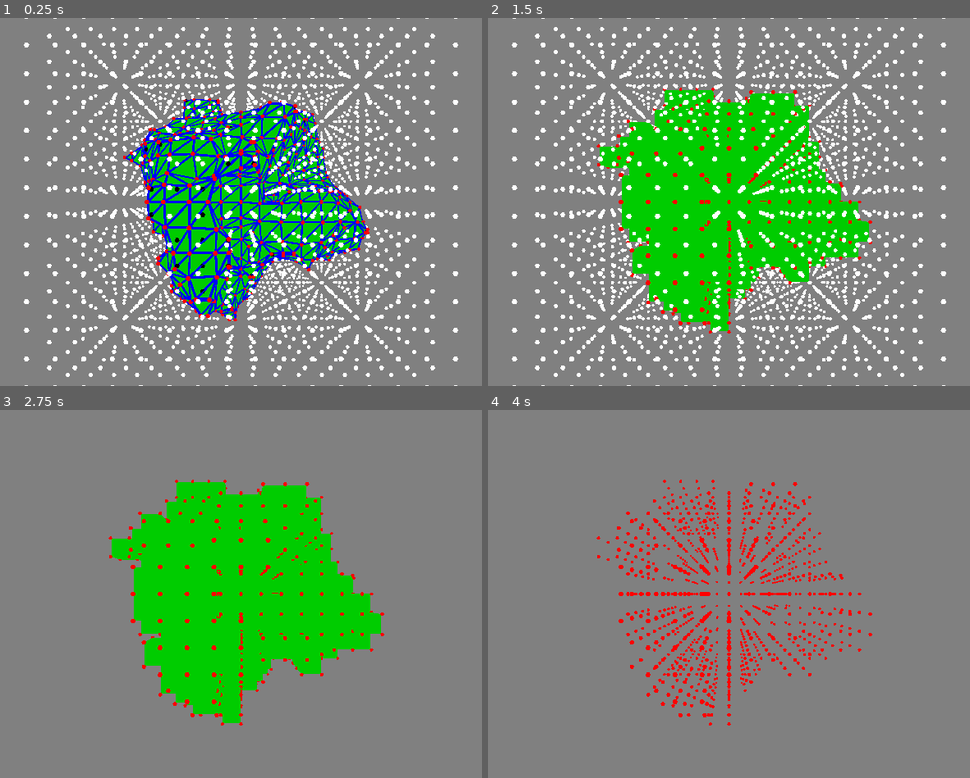
Above: before the commit, frames 1-4 (two rows, left to right).
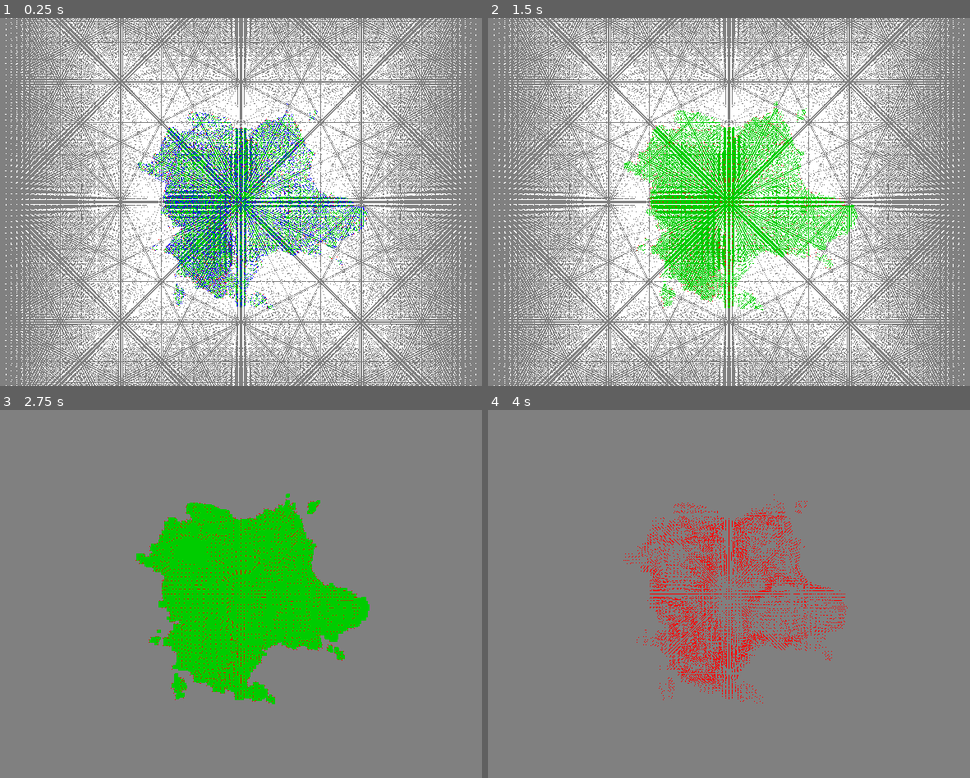
Above: after the commit, the same moments.

Repository: PierreBeur/naive-surface-nets-3d
Game: Godot game, scene res://scenes/main.tscn
Two runs of this game, one before a commit and one after it. Both use one fixed random seed, a clock stepped at 60 frames per second and the inputs below.
Inputs (mouse positions are in pixels of both pictures, inside the frame that each line leads up to):
- Up to frame 1 (0.25 s): no input
- Up to frame 2 (1.5 s): tap Enter at 0.5 s; move the mouse to (873, 183) at 0.52 s; hold 5 (toggle_interpolation) 0.53-1.28 s; click (873, 183) at 0.67 s; tap Space at 1.25 s; move the mouse to (598, 220) at 1.27 s; tap 3 (toggle_show_edges) at 1.35 s; click (598, 220) at 1.42 s
- Up to frame 3 (2.75 s): tap Enter at 2 s; move the mouse to (308, 513) at 2.02 s; hold 1 (toggle_show_grid_points) from 2.03 s (still down); click (308, 513) at 2.17 s
- Up to frame 4 (4 s): tap Space at 2.75 s; move the mouse to (695, 667) at 2.77 s; release 1 (toggle_show_grid_points) at 2.78 s; tap 4 (toggle_show_mesh) at 2.85 s; click (695, 667) at 2.92 s; tap Enter at 3.5 s; move the mouse to (926, 649) at 3.52 s; hold 6 (toggle_show_normal_buffer) from 3.53 s (still down); click (926, 649) at 3.67 s

The runs differ from the first frame. In frame 1, 47% of the frame differs, in the area x 1-99%, y 0-100%; in frame 2, 45%; in frame 3, 9.5%; in frame 4, 5.9%.

Commit message:
Update main.gd

Diff:
--- a/scripts/main.gd
+++ b/scripts/main.gd
@@ -5,11 +5,12 @@
 
 var mouse_sensitivity := 0.002
 
-var bounding_box_size := 2.5
+var grid_resolution := 84
+
+var bounding_box_size := float(grid_resolution)
 var bb_extent := bounding_box_size / 2.0
 
-var cell_resolution := 15
-var grid_resolution := cell_resolution + 1
+var cell_resolution := grid_resolution - 1
 var cell_size := bounding_box_size / grid_resolution
 var cell_offset := cell_size / 2.0
 
@@ -27,6 +28,9 @@
 var show_normal_buffer := false
 
 var zoom_step := cell_size / 5.0
+
+var noise_scale := 3.0
+var noise_frequency := 1.0
 
 
 # Constants
@@ -76,7 +80,7 @@
 # Called when the node enters the scene tree for the first time.
 func _ready() -> void:
 	camera.position.z = bounding_box_size
-	noise.set_frequency(1.0)
+	noise.set_frequency(noise_scale * noise_frequency / grid_resolution)
 	build()
 	draw()
 	mesh.visible = show_mesh
@@ -372,7 +376,8 @@
 		return 1.0
 	if v[v.min_axis_index()] <= -bb_extent + cell_size:
 		return 1.0
-	return v.length() - 0.8 + noise.get_noise_3dv(v)
+	var sgr = noise_scale / grid_resolution
+	return v.length() * sgr - 0.8 + noise.get_noise_3dv(v)
 
 
 func get_noise_color_f(f: float) -> Color:
